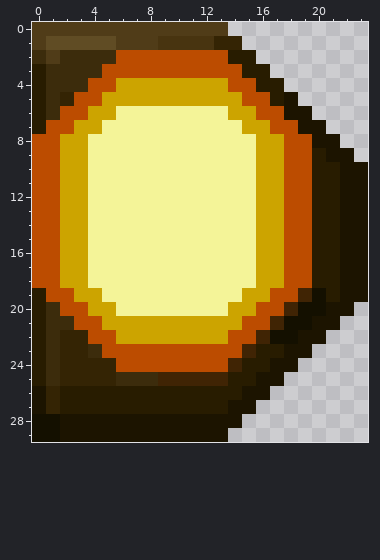
Edited in one commit: pixel-art sprite (menufx/gui2-64/message_64/rpanel_msg_payday_act.png). The first picture shows the starting point.
The file is 24x30 pixels.
And afterwards:
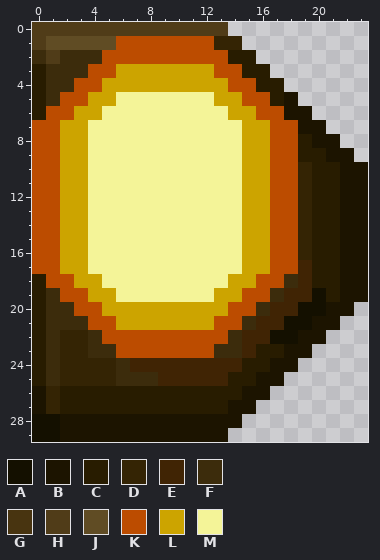
Palette (. is transparent): A #141000  B #1c1400  C #281c00  D #342404  E #402404  F #3c2c0c  G #483410  H #503c18  J #604c24  K #bc4c00  L #cca400  M #f4f498
Commit: slight tweak to payday message icon
Change:
Changed rows in their new state; - is an unchanged pixel.
first column x 0:
 1 ------KKKKKKK-------
 2 -----K--------------
 3 ----K-LLLLLLL-------
 4 ---K-L--------------
 5 --K-L-MMMMMMM-------
 6 -K-L-M--------------
 7 K-L-M---------------
 8 ---------------L-K-C
 9 ---------------L-K-C
10 ---------------L-K-D
11 ---------------L-K-D
12 ---------------L-K-D
13 ---------------L-K-D
14 ---------------L-K-D
15 ---------------L-K-D
16 ---------------L-K-D
17 ---------------L-K-E
18 C-K-L---------LLKKFE
19 -F-K-L-------LLKKFE-
20 --F-K-LLLLLLLLKKFE--
21 ---F-K-------KKFE---
22 ----F-KKKKKKKKFE----
23 -----F-------FF-----
24 ------FEEEEEEE------
